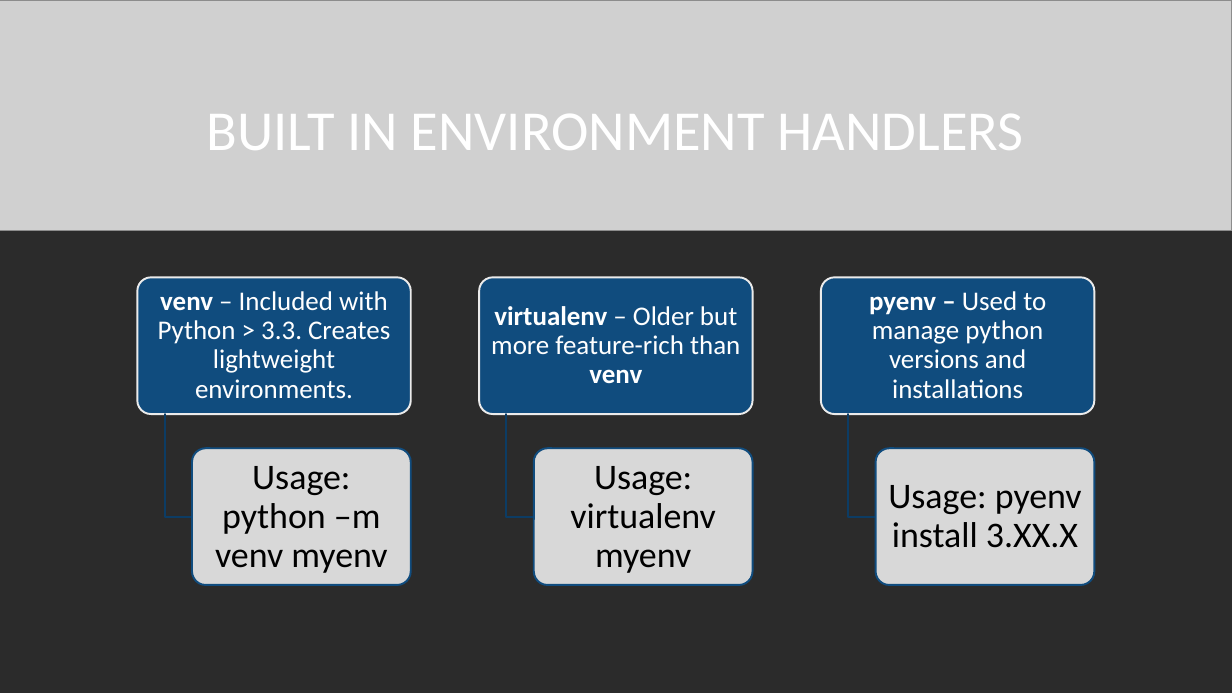
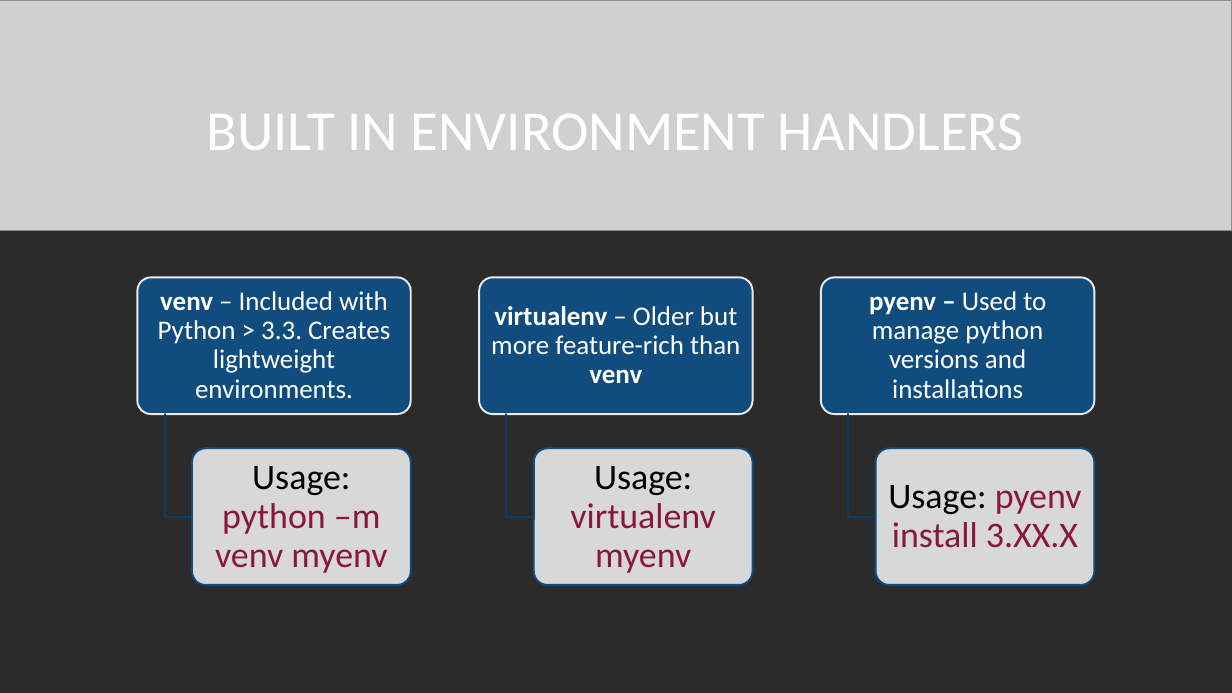
Before and after one commit to smandhai/Astro-Data-Handling-Tutorials, a slide deck: slide 6 of A Primer on Python Survival.pptx. Drawn at 1232x693 pixels with LibreOffice and Linux fonts; fonts in the diff are those of the drawing; grey boxes stand for pictures; background and template pictures are left out; a plain dark background stands for a picture behind light text. Boxes give left, top, right and bottom in pixels: in the first picture for what was removed or moved away, otherwise in the second. Text is boxed around its words. In the diff, an @@ line names an element or a change of style, - is before the commit and + after.

```diff
--- a/A Primer on Python Survival.pptx
+++ b/A Primer on Python Survival.pptx
@@ text "Usage: python –m venv myenv" at <box>215,466,387,573</box>: text colour #000000 to #89173D in "python –m venv myenv" @@
@@ text "Usage: virtualenv myenv" at <box>570,466,715,573</box>: text colour #000000 to #89173D in "virtualenv myenv" @@
@@ text "Usage: pyenv install 3.XX.X" at <box>888,485,1082,548</box>: text colour #000000 to #89173D in "pyenv install 3.XX.X" @@
```
Also in this commit, not shown: 3 other slides changed, 4 slides added, 2 slides removed, 1 other file.
